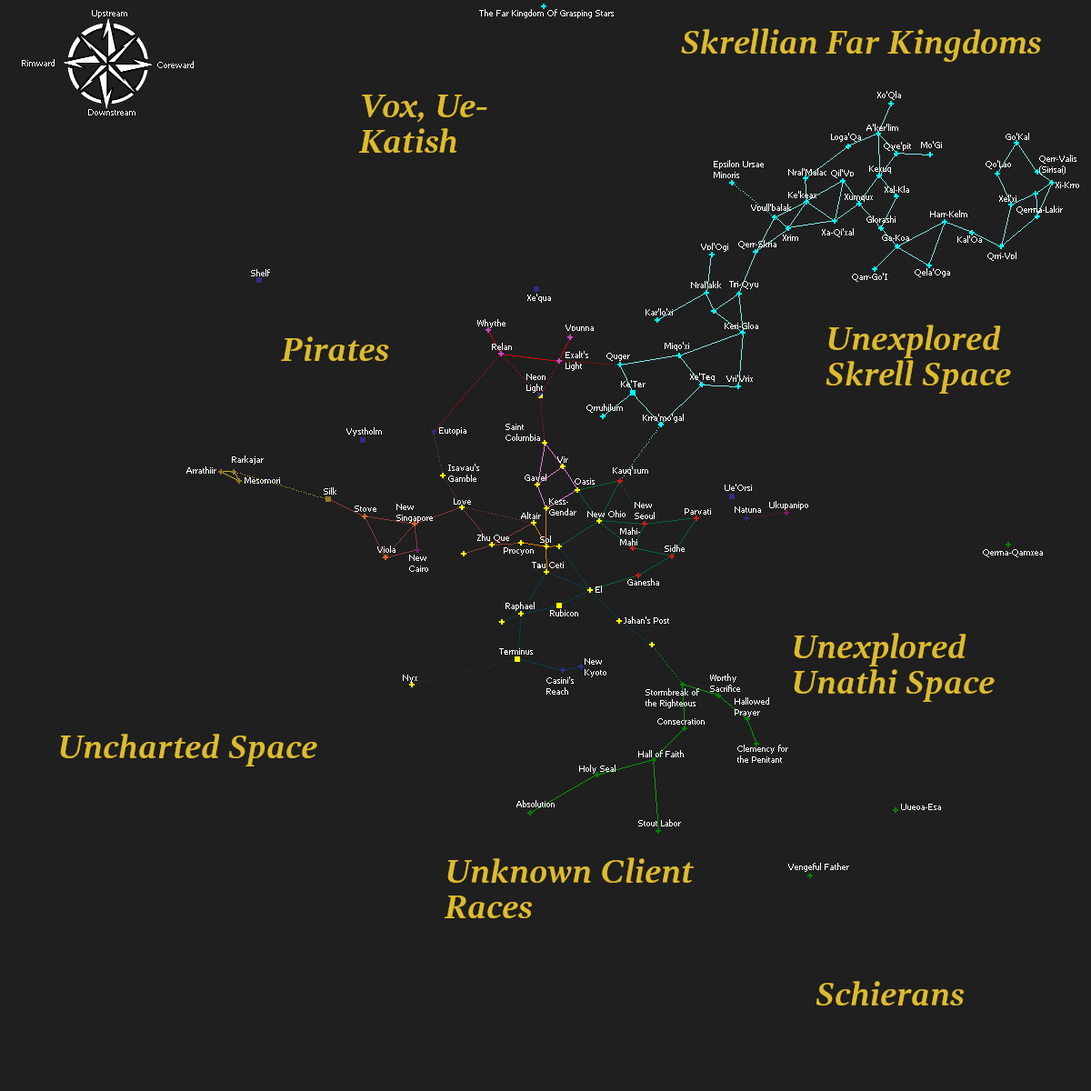
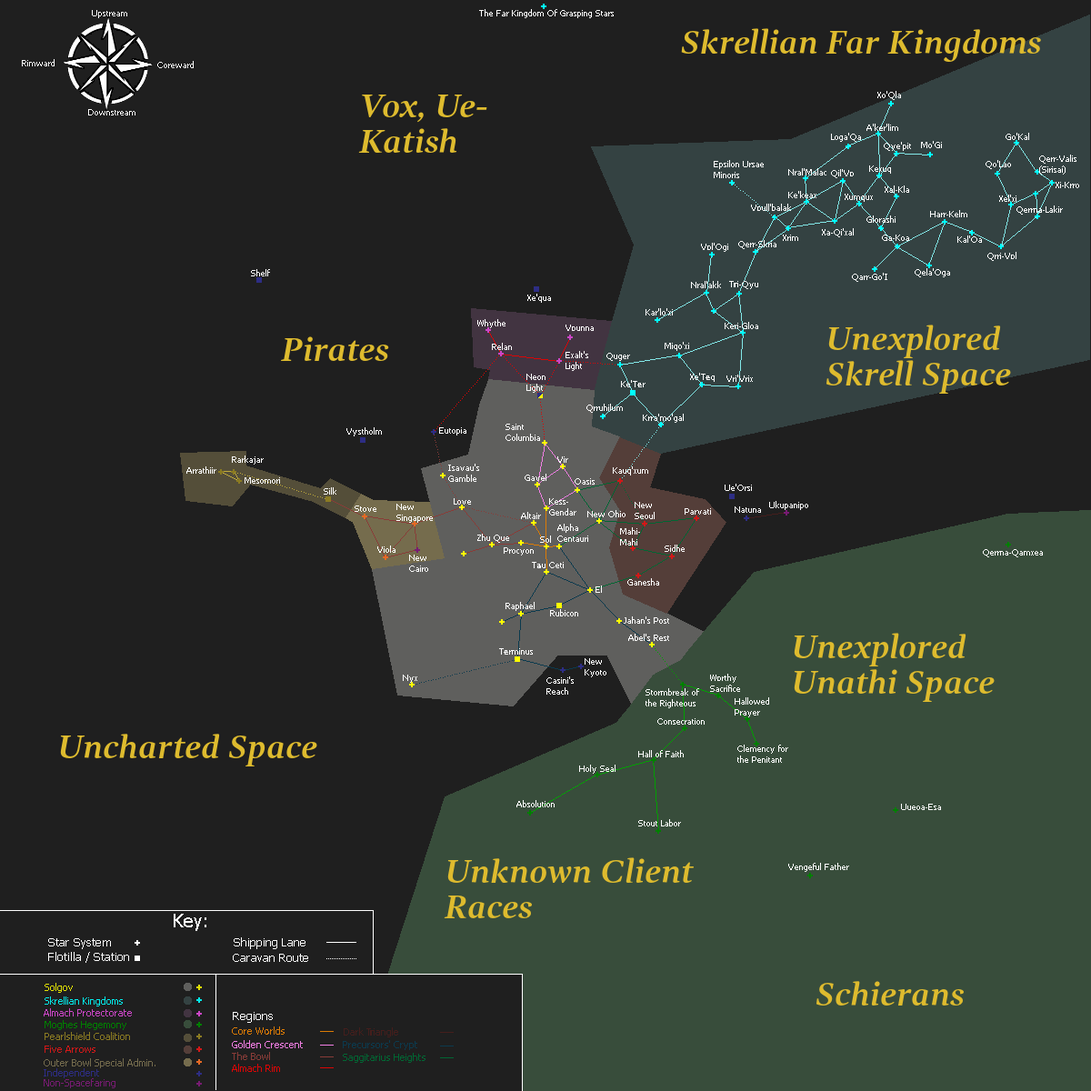
Two versions of the same layered image (1091 × 1091). Layer-by-layer changes:
added group "Key" with 57 layers above "carvan routes (Spacing = 275)" over [0, 910, 524, 1091]
added group "Example Images" with 32 layers in group "Key" over [134, 940, 454, 1087]
added group "Regions #1" with 7 layers in group "Example Images" over [320, 1031, 454, 1069]
added group "Governments" with 18 layers in group "Example Images" over [183, 983, 202, 1087]
added group "Background Circles" with 7 layers in group "Governments" over [183, 983, 192, 1067]
added group "General" with 4 layers in group "Example Images" over [134, 940, 357, 962]
added group "Labels" with 22 layers in group "Key" over [43, 914, 426, 1089]
added layer "Caravan Route" in group "Labels" over [232, 954, 309, 963]
added layer "Flotilla / Station" in group "Labels" over [48, 952, 130, 964]
added layer "Non-Spacefaring #1" in group "Labels" over [43, 1078, 116, 1089]
added layer "Outer Bowl Special Admin. #1" in group "Labels" over [43, 1058, 156, 1069]
added layer "Pearlshield Coalition #3" in group "Labels" over [44, 1032, 131, 1041]
added layer "Moghes Hegemony #3" in group "Labels" over [44, 1020, 127, 1031]
added layer "Almach Protectorate #3" in group "Labels" over [43, 1008, 132, 1017]
added layer "Skrellian Kingdoms #3" in group "Labels" over [44, 996, 123, 1007]
added layer "Star System" in group "Labels" over [48, 938, 111, 950]
added layer "Saggitarius Heights" in group "Labels" over [342, 1053, 426, 1064]
added layer "Precursors' Crypt #2" in group "Labels" over [342, 1040, 418, 1051]
added layer "Shipping Lane" in group "Labels" over [233, 937, 306, 950]
added layer "Key Outline" in group "Key" over [0, 910, 524, 1091]
renamed "Visible #1" to "regional outlines", moved it above "bg", painted on it over [0, 14, 1091, 1091]
renamed "Old" to "current map 9-18-2023", showed it, moved it below "swatc" over [0, 14, 1091, 1091]
…and 39 more changes (39 added)
